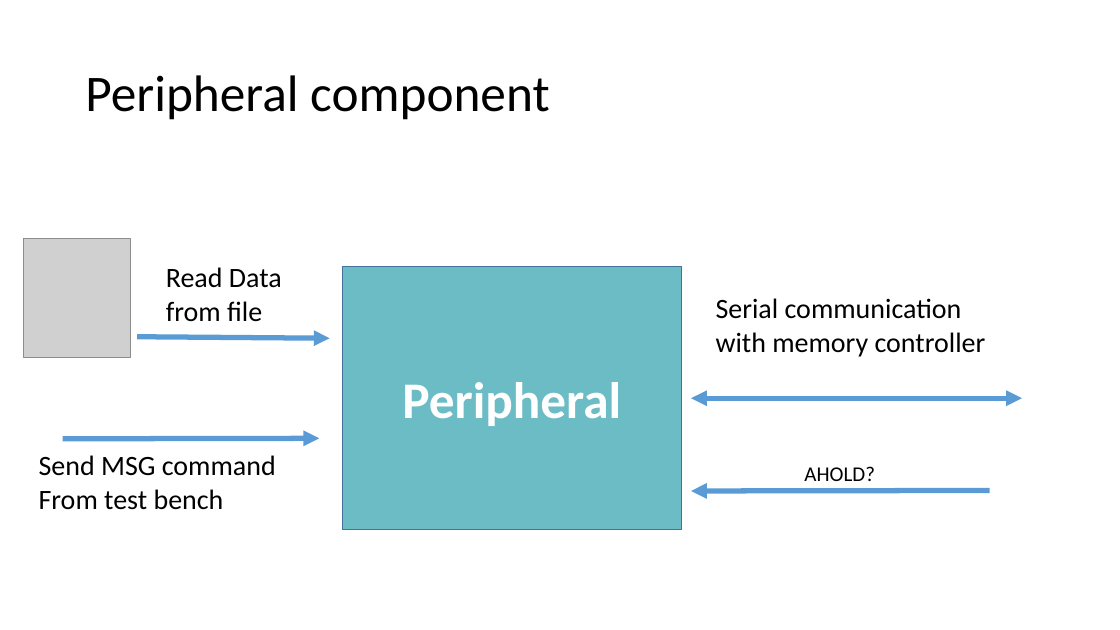
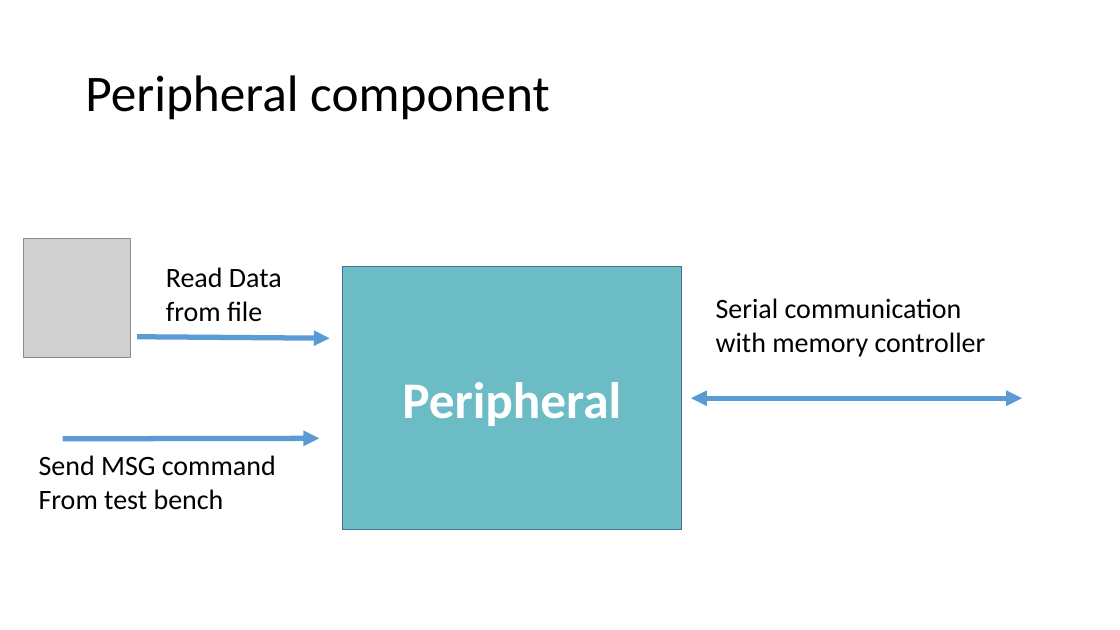
Before and after one commit to md710644/finalarquicompu, a slide deck: slide 3 of Diseno_final_arq.pptx. Drawn at 1120x630 pixels with LibreOffice and Linux fonts; fonts in the diff are those of the drawing; grey boxes stand for pictures. Boxes give left, top, right and bottom in pixels: in the first picture for what was removed or moved away, otherwise in the second. Text is boxed around its words. In the diff, an @@ line names an element or a change of style, - is before the commit and + after.

```diff
--- a/Diseno_final_arq.pptx
+++ b/Diseno_final_arq.pptx
@@ text removed at [804, 466, 875, 481] @@
-AHOLD?
@@ arrow removed from (990, 491) to (691, 491) @@
```
Also in this commit, not shown: 1 other slide changed, 5 other files.
